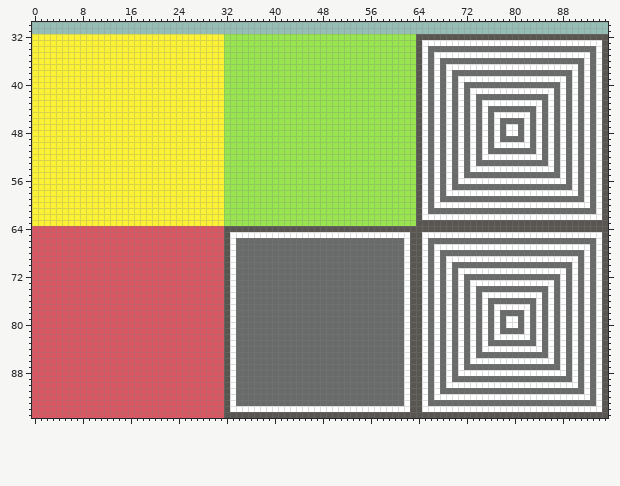
Two states of a pixel-art file, Assets/AnimationImporter-master/tile.ase. This is how it looked before the edit.
96x96 pixels, 1 frame. Shown: x 0..95, y 30..95.
After:
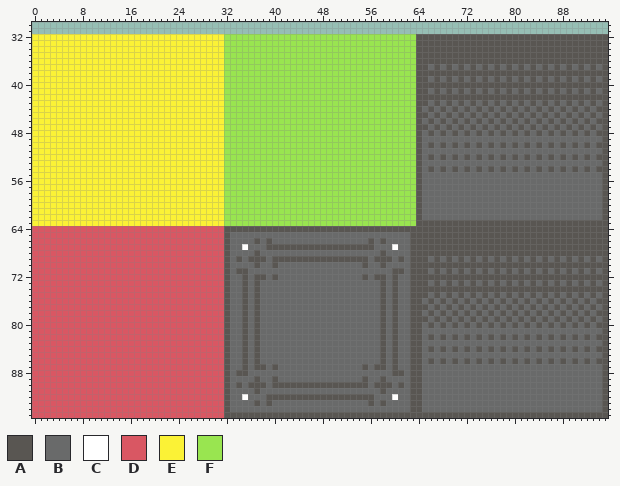
Palette (. is transparent): A #595652  B #696a6a  C #ffffff  D #d95763  E #fbf236  F #99e550
Log entry: Add New Tile Texture To Cubes.
Diff:
Changed rows in their new state; - is an unchanged pixel.
first column x 33:
33 --------------------------------AAAAAAAAAAAAAAAAAAAAAAAAAAAAAA
34 --------------------------------AAAAAAAAAAAAAAAAAAAAAAAAAAAAAA
35 --------------------------------AAAAAAAAAAAAAAAAAAAAAAAAAAAAAA
36 --------------------------------AAAAAAAAAAAAAAAAAAAAAAAAAAAAAA
37 --------------------------------A-A-ABABABABABABABABABABABABAB
38 --------------------------------AAAAAAAAAAAAAAAAAAAAAAAAAAAAAA
39 --------------------------------A-A-A-ABABABABABABABABABABABAB
40 --------------------------------AAAAAAAAAAAAAAAAAAAAAAAAAAAAAA
41 --------------------------------A-A-A-A-ABABABABABABABABABABAB
42 --------------------------------AAAAAAAAAAAAAAAAAAAAAAAAAAAAAA
43 --------------------------------A-A-A-A-A-ABABABABABABABABABAB
44 --------------------------------BABABABABABA-A-A-A-A-A-A-A-A-A
45 --------------------------------A-A-A-A-A-A-ABABABABABABABABAB
46 --------------------------------BABABABABABABA-A-A-A-A-A-A-A-A
47 --------------------------------A-A-A-A-A-A-A-ABABABABABABABAB
48 --------------------------------BABABABABABABABA-A-A-A-A-A-A-A
49 --------------------------------B-B-B-B-B-B-B----B-B-B-B-B-B-B
50 --------------------------------BABABABABABABABABA-A-A-A-A-A-A
51 --------------------------------B-B-B-B-B-B--------B-B-B-B-B-B
52 --------------------------------BABABABABABABABABABA-A-A-A-A-A
53 --------------------------------B-B-B-B-B------------B-B-B-B-B
54 --------------------------------BABABABABABABABABABABA-A-A-A-A
55 --------------------------------B-B-B-B----------------B-B-B-B
56 --------------------------------B-B-B-BBBBBBBBBBBBBBBBBB-B-B-B
57 --------------------------------B-B-B--------------------B-B-B
58 --------------------------------B-B-BBBBBBBBBBBBBBBBBBBBBB-B-B
59 --------------------------------B-B------------------------B-B
60 --------------------------------B-BBBBBBBBBBBBBBBBBBBBBBBBBB-B
61 --------------------------------B----------------------------B
62 --------------------------------BBBBBBBBBBBBBBBBBBBBBBBBBBBBBB
65 BBBBBBBBBBBBBBBBBBBBBBBBBBBBBB--AAAAAAAAAAAAAAAAAAAAAAAAAAAAAA
66 B---A-A----------------A-A---B--AAAAAAAAAAAAAAAAAAAAAAAAAAAAAA
67 B-C---AAAAAAAAAAAAAAAAAA---C-B--AAAAAAAAAAAAAAAAAAAAAAAAAAAAAA
68 B---A--------------------A---B--AAAAAAAAAAAAAAAAAAAAAAAAAAAAAA
69 BA-AAA-AAAAAAAAAAAAAAAA-AAA-AB--A-A-ABABABABABABABABABABABABAB
70 B---A--A--------------A--A---B--AAAAAAAAAAAAAAAAAAAAAAAAAAAAAA
71 BAA------------------------AAB--A-A-A-ABABABABABABABABABABABAB
72 B-A-AA-A--------------A-AA-A-B--AAAAAAAAAAAAAAAAAAAAAAAAAAAAAA
73 B-A-A--------------------A-A-B--A-A-A-A-ABABABABABABABABABABAB
74 B-A-A--------------------A-A-B--AAAAAAAAAAAAAAAAAAAAAAAAAAAAAA
75 B-A-A--------------------A-A-B--A-A-A-A-A-ABABABABABABABABABAB
76 B-A-A--------------------A-A-B--BABABABABABA-A-A-A-A-A-A-A-A-A
77 B-A-A--------------------A-A-B--A-A-A-A-A-A-ABABABABABABABABAB
78 B-A-A--------------------A-A-B--BABABABABABABA-A-A-A-A-A-A-A-A
79 B-A-A--------------------A-A-B--A-A-A-A-A-A-A-ABABABABABABABAB
80 B-A-A--------------------A-A-B--BABABABABABABABA-A-A-A-A-A-A-A
81 B-A-A--------------------A-A-B--B-B-B-B-B-B-B----B-B-B-B-B-B-B
82 B-A-A--------------------A-A-B--BABABABABABABABABA-A-A-A-A-A-A
83 B-A-A--------------------A-A-B--B-B-B-B-B-B--------B-B-B-B-B-B
84 B-A-A--------------------A-A-B--BABABABABABABABABABA-A-A-A-A-A
85 B-A-A--------------------A-A-B--B-B-B-B-B------------B-B-B-B-B
86 B-A-A--------------------A-A-B--BABABABABABABABABABABA-A-A-A-A
87 B-A-AA-A--------------A-AA-A-B--B-B-B-B----------------B-B-B-B
88 BAA------------------------AAB--B-B-B-BBBBBBBBBBBBBBBBBB-B-B-B
89 B---A--A--------------A--A---B--B-B-B--------------------B-B-B
90 BA-AAA-AAAAAAAAAAAAAAAA-AAA-AB--B-B-BBBBBBBBBBBBBBBBBBBBBB-B-B
91 B---A--------------------A---B--B-B------------------------B-B
92 B-C---AAAAAAAAAAAAAAAAAA---C-B--B-BBBBBBBBBBBBBBBBBBBBBBBBBB-B
93 B---A-A----------------A-A---B--B----------------------------B
94 BBBBBBBBBBBBBBBBBBBBBBBBBBBBBB--BBBBBBBBBBBBBBBBBBBBBBBBBBBBBB
